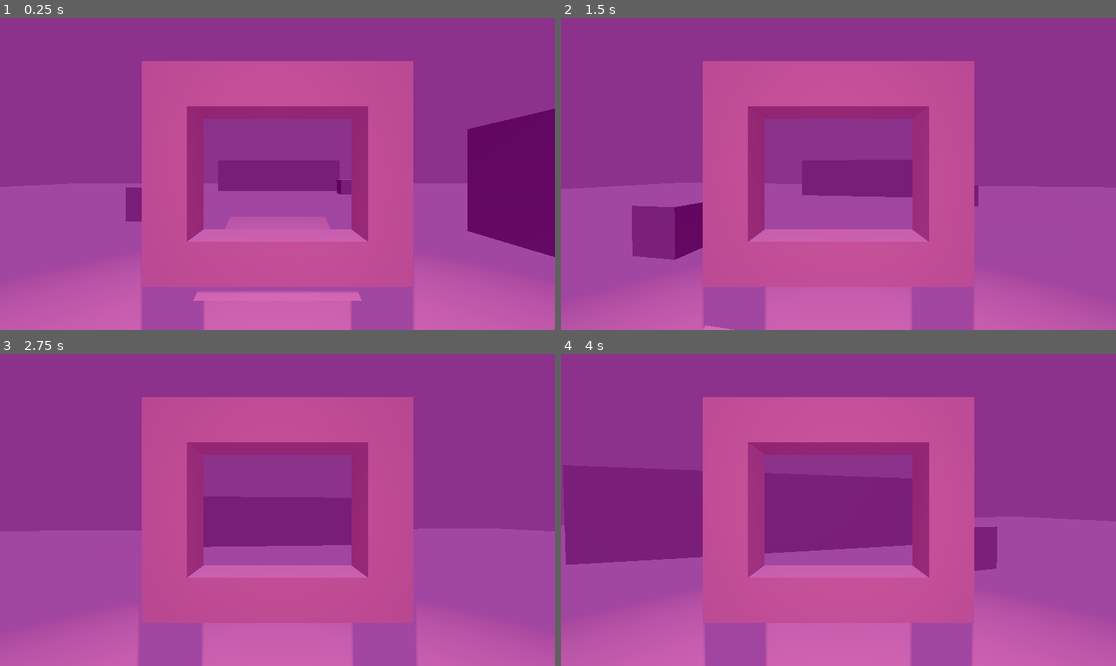
Above: before the commit, frames 1-4 (two rows, left to right).
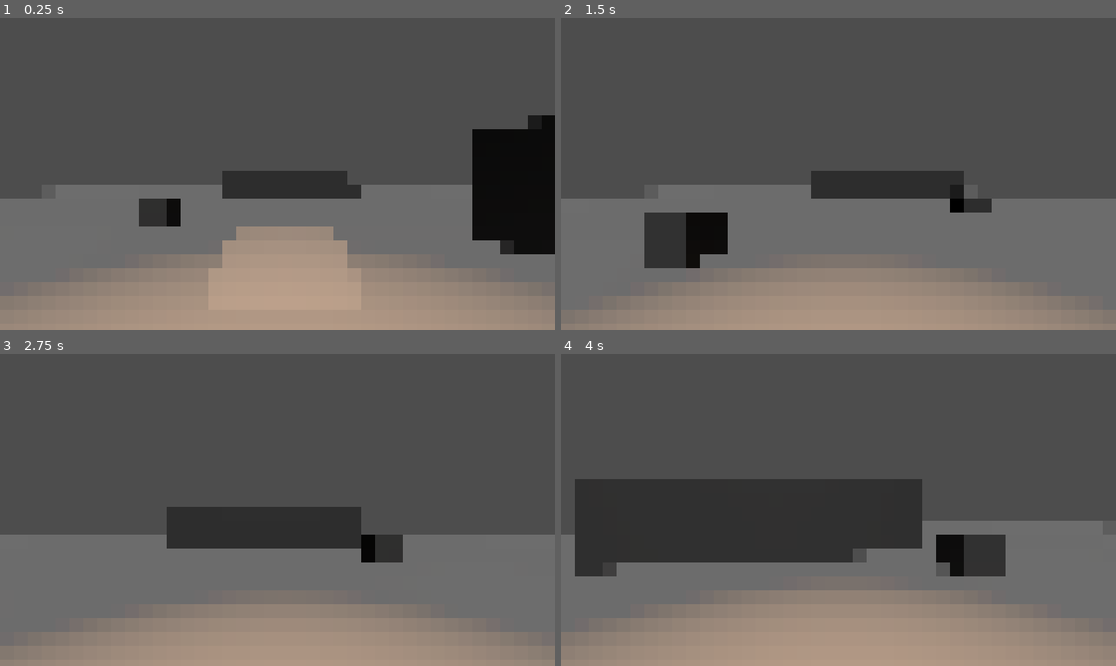
Above: after the commit, the same moments.

Repository: Tchetchouille/ijo-musi
Game: Godot game, scene res://main.tscn
Two runs of this game, one before a commit and one after it. Both use one fixed random seed, a clock stepped at 60 frames per second and the inputs below.
Inputs (mouse positions are in pixels of both pictures, inside the frame that each line leads up to):
- Up to frame 1 (0.25 s): no input
- Up to frame 2 (1.5 s): tap Enter at 0.5 s; move the mouse to (866, 174) at 0.52 s; hold W (up) from 0.53 s (still down); move the mouse to (810, 174) at 1.27 s
- Up to frame 3 (2.75 s): keep holding W (up); move the mouse to (288, 503) at 2.02 s
- Up to frame 4 (4 s): keep holding W (up); move the mouse to (832, 516) at 2.77 s; move the mouse to (877, 513) at 3.52 s

The runs differ from the first frame. In frame 1, 100% of the frame differs, in the area x 0-100%, y 0-100%; in frame 2, 100%; in frame 3, 100%; in frame 4, 100%.

Commit message:
Unimportant godot changes. Various Design Document progress.

Diff:
--- a/Godot Project/ijo musi Testing Ground/Creatures/player_character.tscn
+++ b/Godot Project/ijo musi Testing Ground/Creatures/player_character.tscn
@@ -39,3 +39,4 @@
 
 [node name="Tool" parent="PlayerCameraController/PlayerCamera" instance=ExtResource("4_qncbo")]
 transform = Transform3D(1, 0, 0, 0, 1, 0, 0, 0, 1, 2.08165e-12, 2.08165e-12, -0.5)
+visible = false
--- a/Godot Project/ijo musi Testing Ground/Items/Tool.tscn
+++ b/Godot Project/ijo musi Testing Ground/Items/Tool.tscn
@@ -3,10 +3,12 @@
 [sub_resource type="BoxMesh" id="BoxMesh_ym2ky"]
 
 [node name="Tool" type="Node3D"]
+visible = false
 
 [node name="Frame" type="StaticBody3D" parent="."]
 
 [node name="ToolUI" type="Control" parent="Frame"]
+visible = false
 layout_mode = 3
 anchors_preset = 15
 anchor_right = 1.0
@@ -16,6 +18,7 @@
 mouse_filter = 2
 
 [node name="ToolFilter" type="ColorRect" parent="Frame/ToolUI"]
+visible = false
 layout_mode = 1
 anchors_preset = 8
 anchor_left = 0.5
--- a/Godot Project/ijo musi Testing Ground/Levels/Level1.tscn
+++ b/Godot Project/ijo musi Testing Ground/Levels/Level1.tscn
@@ -48,6 +48,7 @@
 
 [node name="MeshInstance3D2" type="MeshInstance3D" parent="."]
 transform = Transform3D(1, 0, 0, 0, 1, 0, 0, 0, 1, 0, 2.47174, -8.89926)
+visible = false
 layers = 2
 mesh = SubResource("CapsuleMesh_n2dup")
 skeleton = NodePath("")
--- a/Godot Project/ijo musi Testing Ground/UI/GUI.tscn
+++ b/Godot Project/ijo musi Testing Ground/UI/GUI.tscn
@@ -34,7 +34,6 @@
 mouse_filter = 2
 
 [node name="Pixel Filter" type="ColorRect" parent="."]
-visible = false
 texture_repeat = 1
 material = SubResource("ShaderMaterial_ydp2n")
 layout_mode = 1
--- a/Godot Project/ijo musi Testing Ground/UI/PIXEL.tres
+++ b/Godot Project/ijo musi Testing Ground/UI/PIXEL.tres
@@ -14,7 +14,7 @@
 [sub_resource type="VisualShaderNodeVectorCompose" id="VisualShaderNodeVectorCompose_flp6w"]
 
 [sub_resource type="VisualShaderNodeFloatConstant" id="VisualShaderNodeFloatConstant_514u3"]
-constant = 0.1
+constant = 0.05
 
 [sub_resource type="VisualShaderNodeTexture" id="VisualShaderNodeTexture_8scub"]
 source = 1
@@ -56,7 +56,7 @@
 
 
 // FloatConstant:14
-	float n_out14p0 = 0.100000;
+	float n_out14p0 = 0.050000;
 
 
 // VectorCompose:13
@@ -90,6 +90,7 @@
 
 }
 "
+graph_offset = Vector2(-1459.58, 112.352)
 mode = 1
 flags/light_only = false
 nodes/fragment/3/node = SubResource("VisualShaderNodeTexture_8scub")
--- a/Godot Project/ijo musi Testing Ground/project.godot
+++ b/Godot Project/ijo musi Testing Ground/project.godot
@@ -12,7 +12,7 @@
 
 config/name="ijo musi Testing Ground"
 run/main_scene="res://main.tscn"
-config/features=PackedStringArray("4.2", "GL Compatibility")
+config/features=PackedStringArray("4.3", "GL Compatibility")
 config/icon="res://icon.svg"
 
 [display]
@@ -23,59 +23,59 @@
 
 ui_left={
 "deadzone": 0.5,
-"events": [Object(InputEventKey,"resource_local_to_scene":fa …(174 unchanged characters)… l_keycode":0,"key_label":0,"unicode":0,"echo":false,"script":null)
+"events": [Object(InputEventKey,"resource_local_to_scene":fa …(174 unchanged characters)… l_keycode":0,"key_label":0,"unicode":0,"location":0,"echo":false,"script":null)
 , Object(InputEventJoypadButton,"resource_local_to_scene":false,"resource_name":"","device":0,"button_index":13,"pressure":0.0,"pressed":false,"script":null)
 , Object(InputEventJoypadMotion,"resource_local_to_scene":false,"resource_name":"","device":0,"axis":0,"axis_value":-1.0,"script":null)
 ]
 }
 ui_right={
 "deadzone": 0.5,
-"events": [Object(InputEventKey,"resource_local_to_scene":fa …(174 unchanged characters)… l_keycode":0,"key_label":0,"unicode":0,"echo":false,"script":null)
+"events": [Object(InputEventKey,"resource_local_to_scene":fa …(174 unchanged characters)… l_keycode":0,"key_label":0,"unicode":0,"location":0,"echo":false,"script":null)
 , Object(InputEventJoypadButton,"resource_local_to_scene":false,"resource_name":"","device":0,"button_index":14,"pressure":0.0,"pressed":false,"script":null)
 , Object(InputEventJoypadMotion,"resource_local_to_scene":false,"resource_name":"","device":0,"axis":0,"axis_value":1.0,"script":null)
 ]
 }
 ui_up={
 "deadzone": 0.5,
-"events": [Object(InputEventKey,"resource_local_to_scene":fa …(174 unchanged characters)… l_keycode":0,"key_label":0,"unicode":0,"echo":false,"script":null)
+"events": [Object(InputEventKey,"resource_local_to_scene":fa …(174 unchanged characters)… l_keycode":0,"key_label":0,"unicode":0,"location":0,"echo":false,"script":null)
 , Object(InputEventJoypadButton,"resource_local_to_scene":false,"resource_name":"","device":0,"button_index":11,"pressure":0.0,"pressed":false,"script":null)
 , Object(InputEventJoypadMotion,"resource_local_to_scene":false,"resource_name":"","device":0,"axis":1,"axis_value":-1.0,"script":null)
 ]
 }
 ui_down={
 "deadzone": 0.5,
-"events": [Object(InputEventKey,"resource_local_to_scene":fa …(174 unchanged characters)… l_keycode":0,"key_label":0,"unicode":0,"echo":false,"script":null)
+"events": [Object(InputEventKey,"resource_local_to_scene":fa …(174 unchanged characters)… l_keycode":0,"key_label":0,"unicode":0,"location":0,"echo":false,"script":null)
 , Object(InputEventJoypadButton,"resource_local_to_scene":false,"resource_name":"","device":0,"button_index":12,"pressure":0.0,"pressed":false,"script":null)
 , Object(InputEventJoypadMotion,"resource_local_to_scene":false,"resource_name":"","device":0,"axis":1,"axis_value":1.0,"script":null)
 ]
 }
 escape={
 "deadzone": 0.5,
-"events": [Object(InputEventKey,"resource_local_to_scene":fa …(175 unchanged characters)… ode":4194305,"key_label":0,"unicode":0,"echo":false,"script":null)
+"events": [Object(InputEventKey,"resource_local_to_scene":fa …(175 unchanged characters)… ode":4194305,"key_label":0,"unicode":0,"location":0,"echo":false,"script":null)
 ]
 }
 up={
 "deadzone": 0.5,
-"events": [Object(InputEventKey,"resource_local_to_scene":fa …(172 unchanged characters)… eycode":87,"key_label":0,"unicode":119,"echo":false,"script":null)
-, Object(InputEventKey,"resource_local_to_scene":false,"reso …(166 unchanged characters)… ode":4194320,"key_label":0,"unicode":0,"echo":false,"script":null)
+"events": [Object(InputEventKey,"resource_local_to_scene":fa …(172 unchanged characters)… eycode":87,"key_label":0,"unicode":119,"location":0,"echo":false,"script":null)
+, Object(InputEventKey,"resource_local_to_scene":false,"reso …(166 unchanged characters)… ode":4194320,"key_label":0,"unicode":0,"location":0,"echo":false,"script":null)
 ]
 }
 down={
 "deadzone": 0.5,
-"events": [Object(InputEventKey,"resource_local_to_scene":fa …(172 unchanged characters)… eycode":83,"key_label":0,"unicode":115,"echo":false,"script":null)
-, Object(InputEventKey,"resource_local_to_scene":false,"reso …(166 unchanged characters)… ode":4194322,"key_label":0,"unicode":0,"echo":false,"script":null)
+"events": [Object(InputEventKey,"resource_local_to_scene":fa …(172 unchanged characters)… eycode":83,"key_label":0,"unicode":115,"location":0,"echo":false,"script":null)
+, Object(InputEventKey,"resource_local_to_scene":false,"reso …(166 unchanged characters)… ode":4194322,"key_label":0,"unicode":0,"location":0,"echo":false,"script":null)
 ]
 }
 left={
 "deadzone": 0.5,
-"events": [Object(InputEventKey,"resource_local_to_scene":fa …(171 unchanged characters)… keycode":65,"key_label":0,"unicode":97,"echo":false,"script":null)
-, Object(InputEventKey,"resource_local_to_scene":false,"reso …(166 unchanged characters)… ode":4194319,"key_label":0,"unicode":0,"echo":false,"script":null)
+"events": [Object(InputEventKey,"resource_local_to_scene":fa …(171 unchanged characters)… keycode":65,"key_label":0,"unicode":97,"location":0,"echo":false,"script":null)
+, Object(InputEventKey,"resource_local_to_scene":false,"reso …(166 unchanged characters)… ode":4194319,"key_label":0,"unicode":0,"location":0,"echo":false,"script":null)
 ]
 }
 right={
 "deadzone": 0.5,
-"events": [Object(InputEventKey,"resource_local_to_scene":fa …(172 unchanged characters)… eycode":68,"key_label":0,"unicode":100,"echo":false,"script":null)
-, Object(InputEventKey,"resource_local_to_scene":false,"reso …(166 unchanged characters)… ode":4194321,"key_label":0,"unicode":0,"echo":false,"script":null)
+"events": [Object(InputEventKey,"resource_local_to_scene":fa …(172 unchanged characters)… eycode":68,"key_label":0,"unicode":100,"location":0,"echo":false,"script":null)
+, Object(InputEventKey,"resource_local_to_scene":false,"reso …(166 unchanged characters)… ode":4194321,"key_label":0,"unicode":0,"location":0,"echo":false,"script":null)
 ]
 }
 
Not shown, changed: .DS_Store
Not shown, changed: Design Documents/.DS_Store
Not shown, added: Design Documents/General Design/.DS_Store
Not shown, added: Design Documents/General Design/GDD/GDD.aux
Not shown, added: Design Documents/General Design/GDD/GDD.log
Not shown, added: Design Documents/General Design/GDD/GDD.pdf
Not shown, added: Design Documents/General Design/GDD/GDD.synctex.gz
Not shown, added: Design Documents/General Design/GDD/GDD.tex
Not shown, added: Design Documents/General Design/GDD/VIEUX GDD (new in vault).docx
Not shown, added: Design Documents/Narration/.DS_Store
Not shown, changed: Design Documents/Narration/Narrative Map.pptx
Not shown, added: Design Documents/Systems.pptx
(and 2 more such lines)
